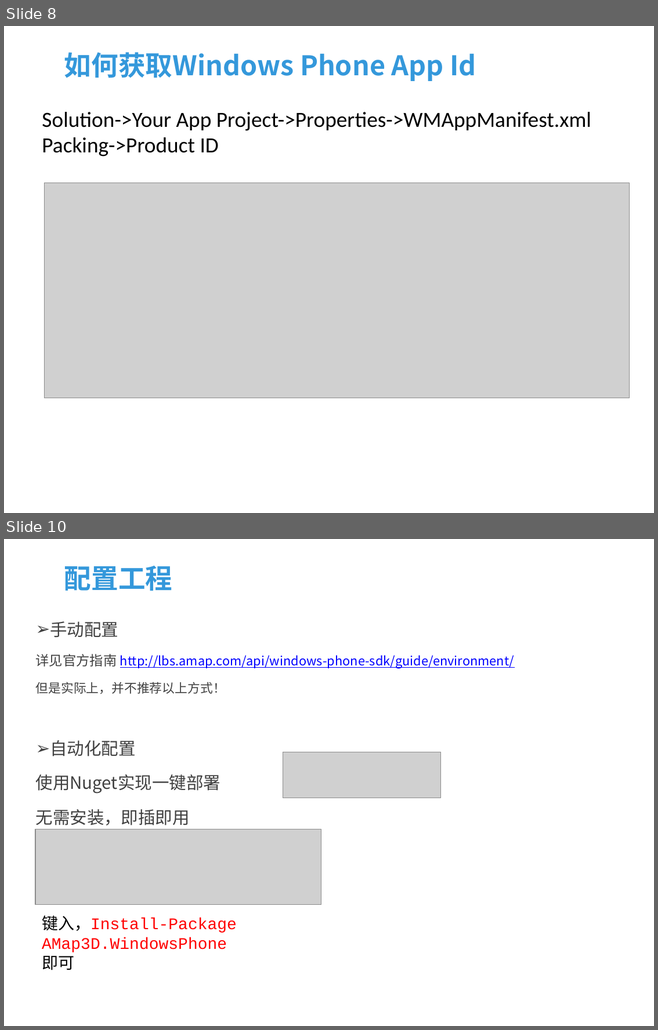
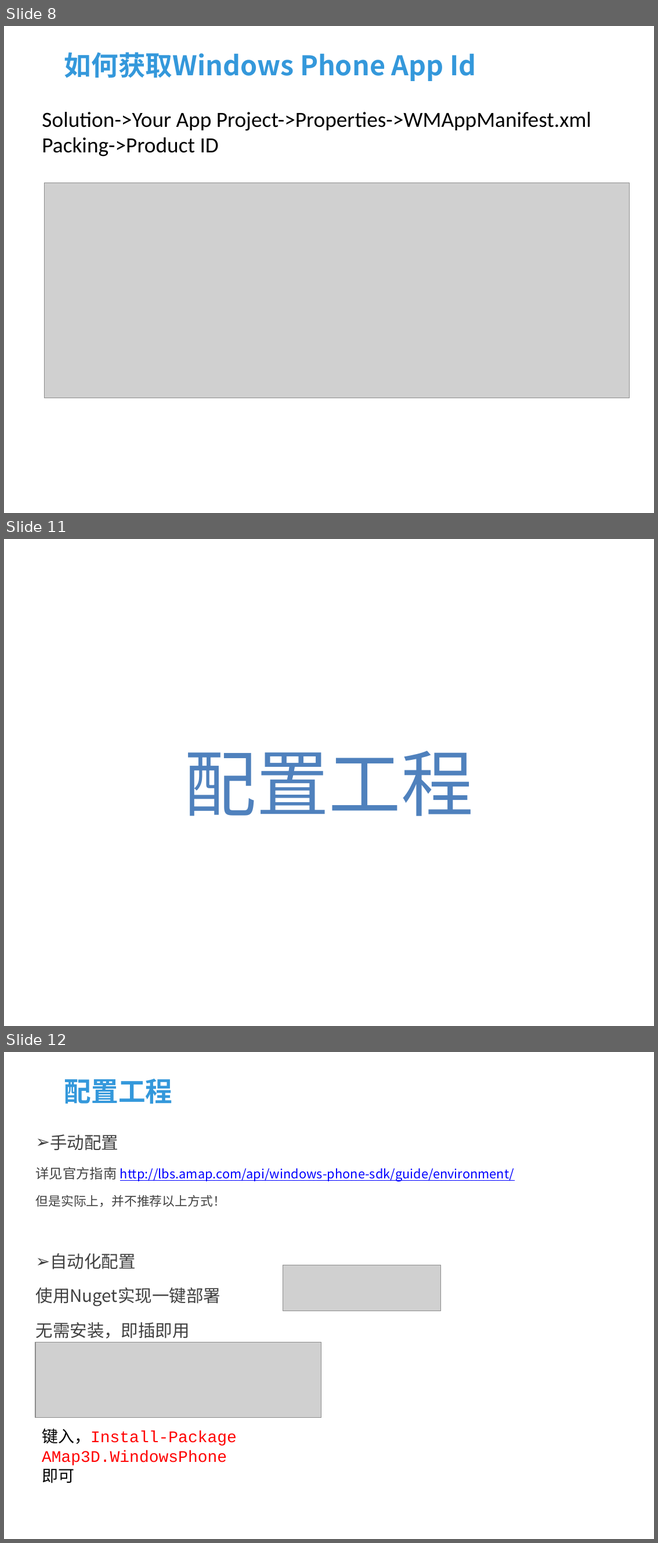
Before and after one commit to fifa0329/HelloAmap, a slide deck: 课程ppt/WP SDK开发指南1.pptx. Shown one above the other, each under a label of ours: slides 8 and 10 before the commit, slides 8, 11 and 12 after it; the slides between them are not shown. The pictures are 658x1030 and 658x1543 pixels, drawn with LibreOffice and Linux fonts; fonts in the diff are those of the drawing; grey boxes stand for pictures; background and template pictures are left out. Boxes give left, top, right and bottom in pixels: in the first picture for what was removed or moved away, otherwise in the second. Text is boxed around its words. In the diff, an @@ line names an element or a change of style, - is before the commit and + after.

```diff
--- a/课程ppt/WP SDK开发指南1.pptx
+++ b/课程ppt/WP SDK开发指南1.pptx
@@ slide 11 added at (4, 539, 654, 1026), background picture (left out) @@
@@ text added at (184, 751, 473, 816), 80 pt, text #4F81BD @@
+配置工程
@@ what was slide 10 is now slide 12 @@
```
Also in this commit, not shown: 6 slides changed, 4 other slides added, 3 other files.
